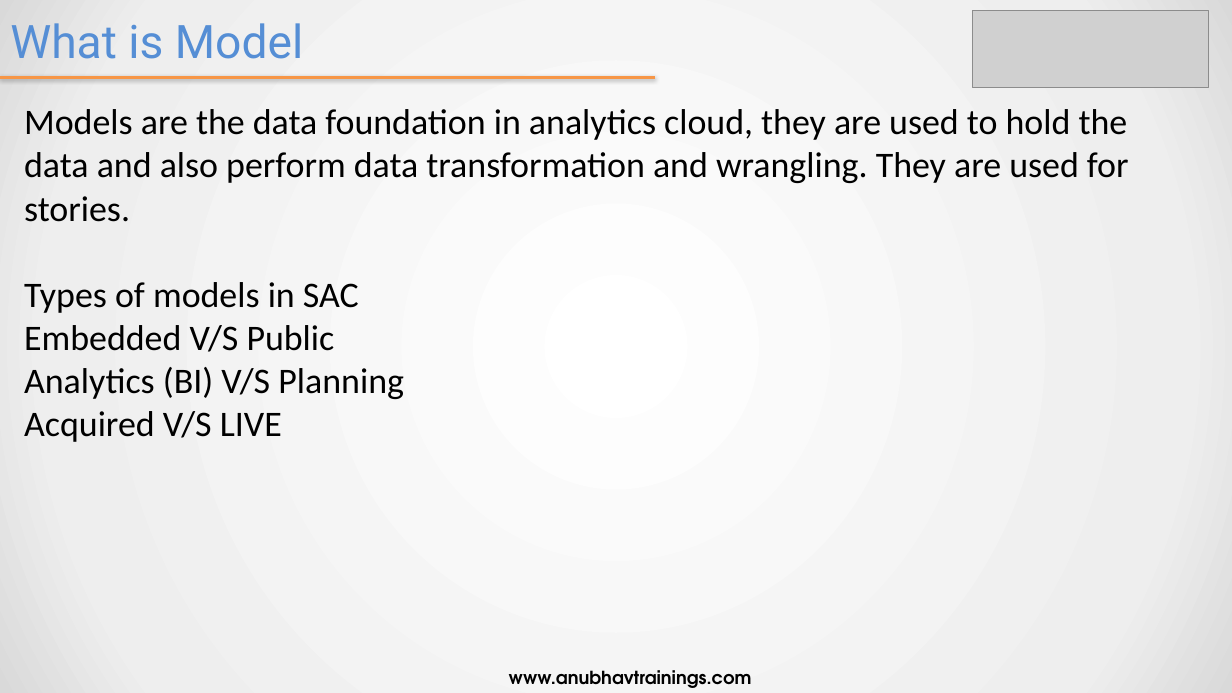
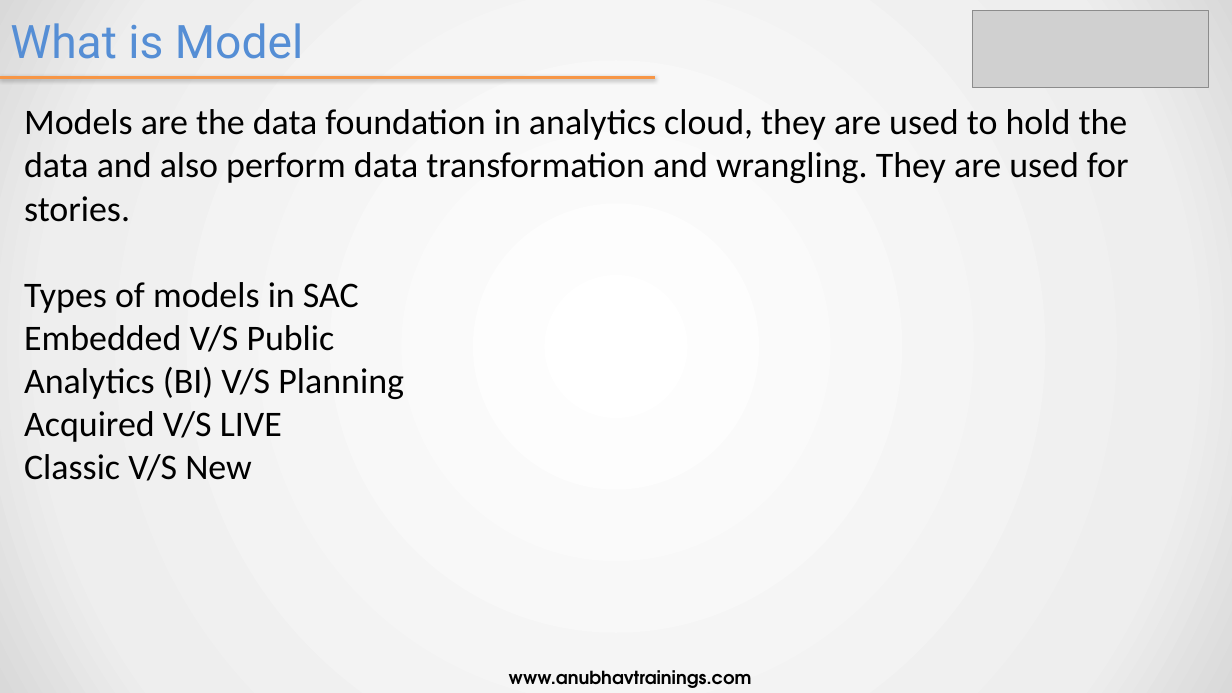
Before and after one commit to soyuztechnologies/Allianz_SAC_Training, a slide deck: slide 9 of day 2/SAC_Training Day 2.pptx. Drawn at 1232x693 pixels with LibreOffice and Linux fonts; fonts in the diff are those of the drawing; grey boxes stand for pictures. Boxes give left, top, right and bottom in pixels: in the first picture for what was removed or moved away, otherwise in the second. Text is boxed around its words. In the diff, an @@ line names an element or a change of style, - is before the commit and + after.

```diff
--- a/day 2/SAC_Training Day 2.pptx
+++ b/day 2/SAC_Training Day 2.pptx
@@ text at (24, 454, 252, 481): paragraph added @@
+Classic V/S New
```
Also in this commit, not shown: 2 other slides changed, 2 slides added.
